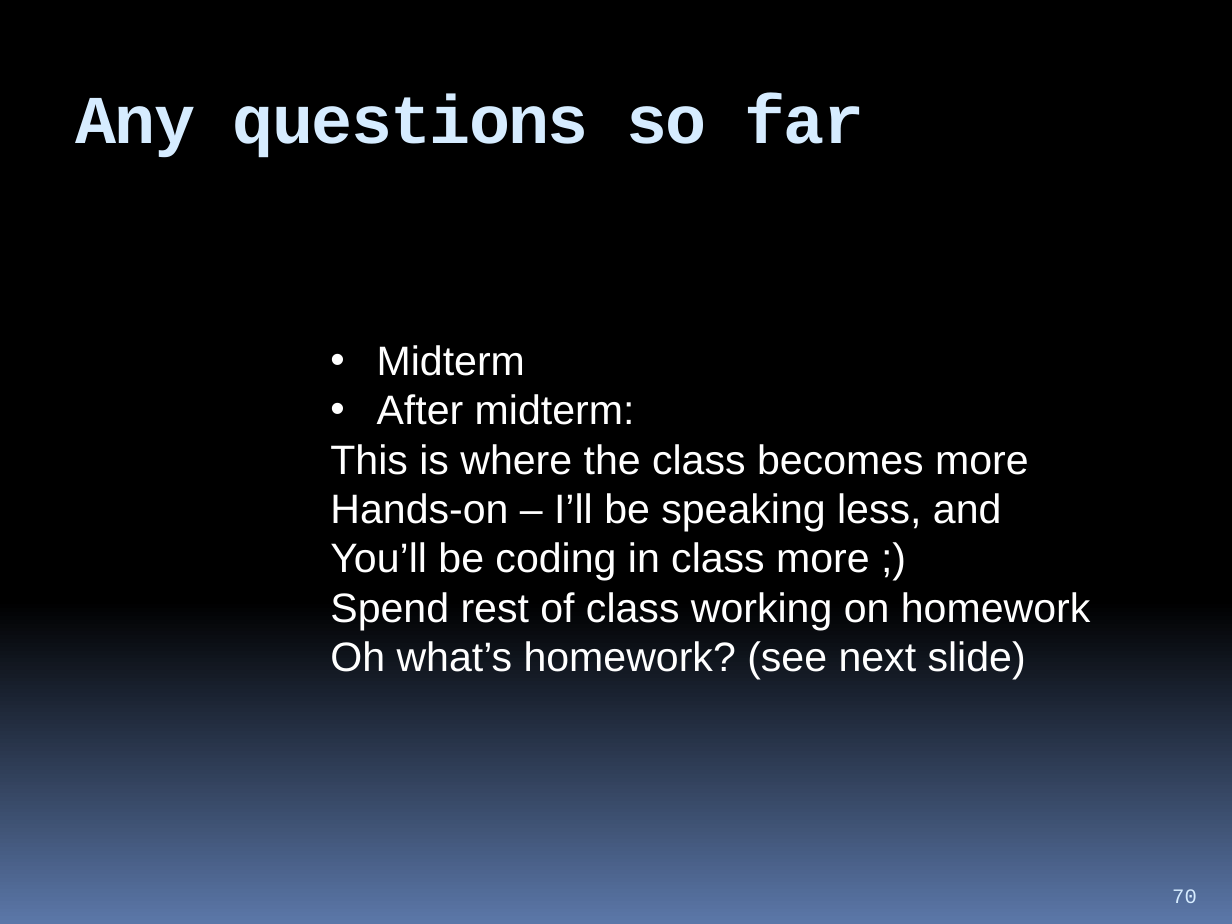
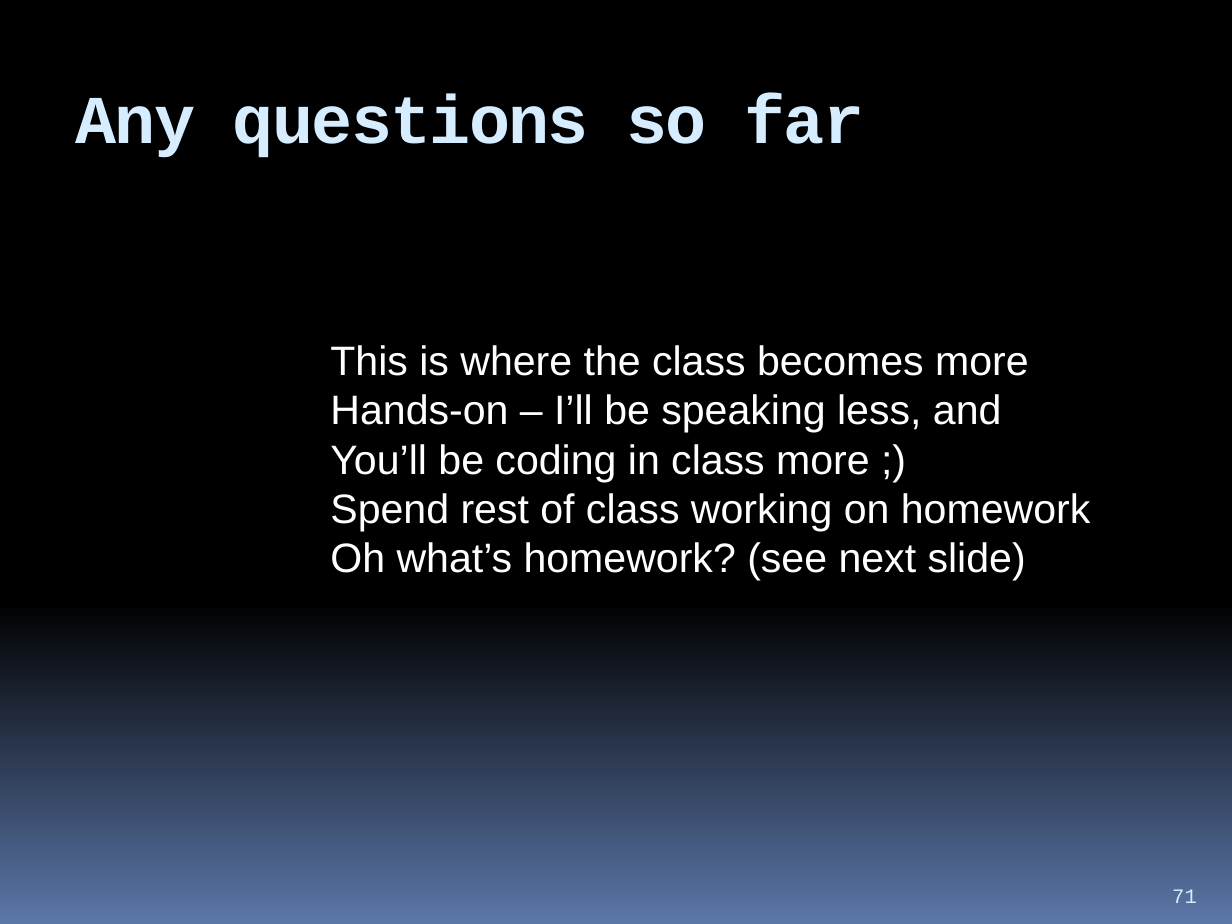
Before and after one commit to hchan/comp2613, a slide deck: slide 71 of coursePresentation.pptx (slide 70 before the commit). Drawn at 1232x924 pixels with LibreOffice and Linux fonts; fonts in the diff are those of the drawing. Boxes give left, top, right and bottom in pixels: in the first picture for what was removed or moved away, otherwise in the second. Text is boxed around its words. In the diff, an @@ line names an element or a change of style, - is before the commit and + after.

```diff
--- a/coursePresentation.pptx
+++ b/coursePresentation.pptx
@@ text at box(377, 345, 635, 425): paragraphs removed @@
-• Midterm
-• After midterm:
@@ page number at box(1172, 889, 1197, 903): text changed @@
-70
+71
```
Also in this commit, not shown: 11 other slides changed, 2 slides added, 11 slides removed, 3 other files.
